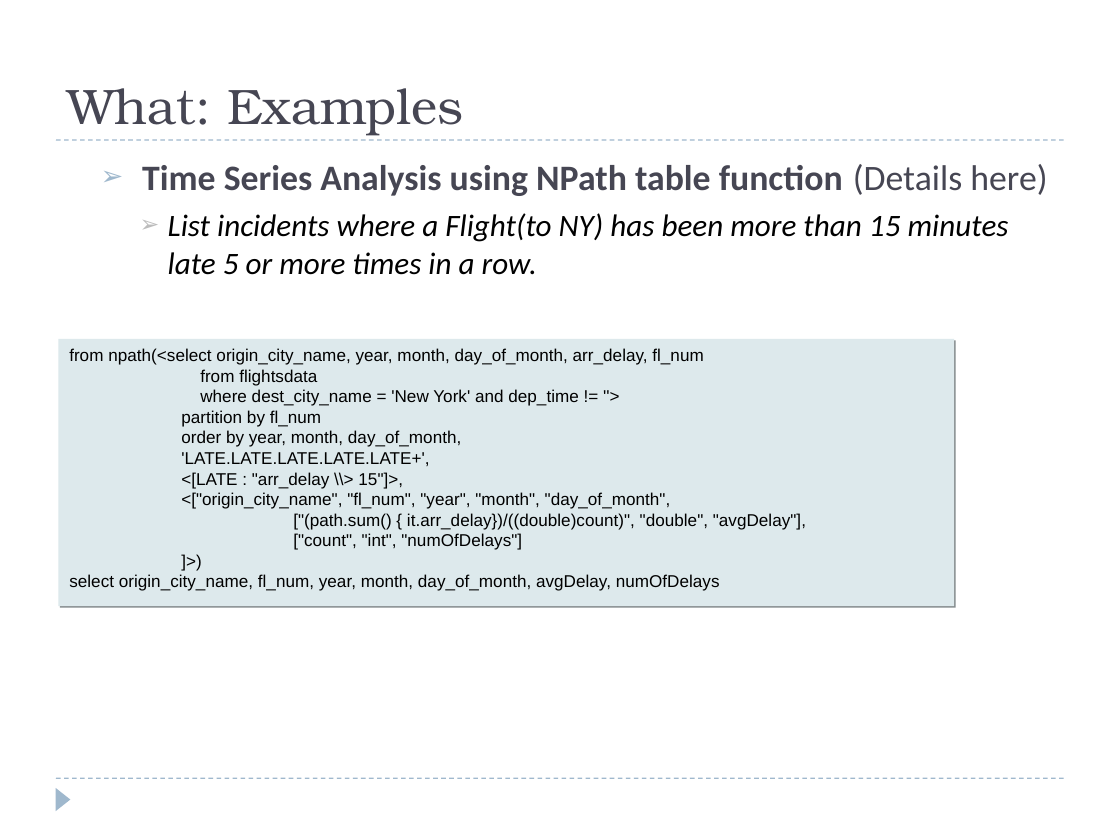
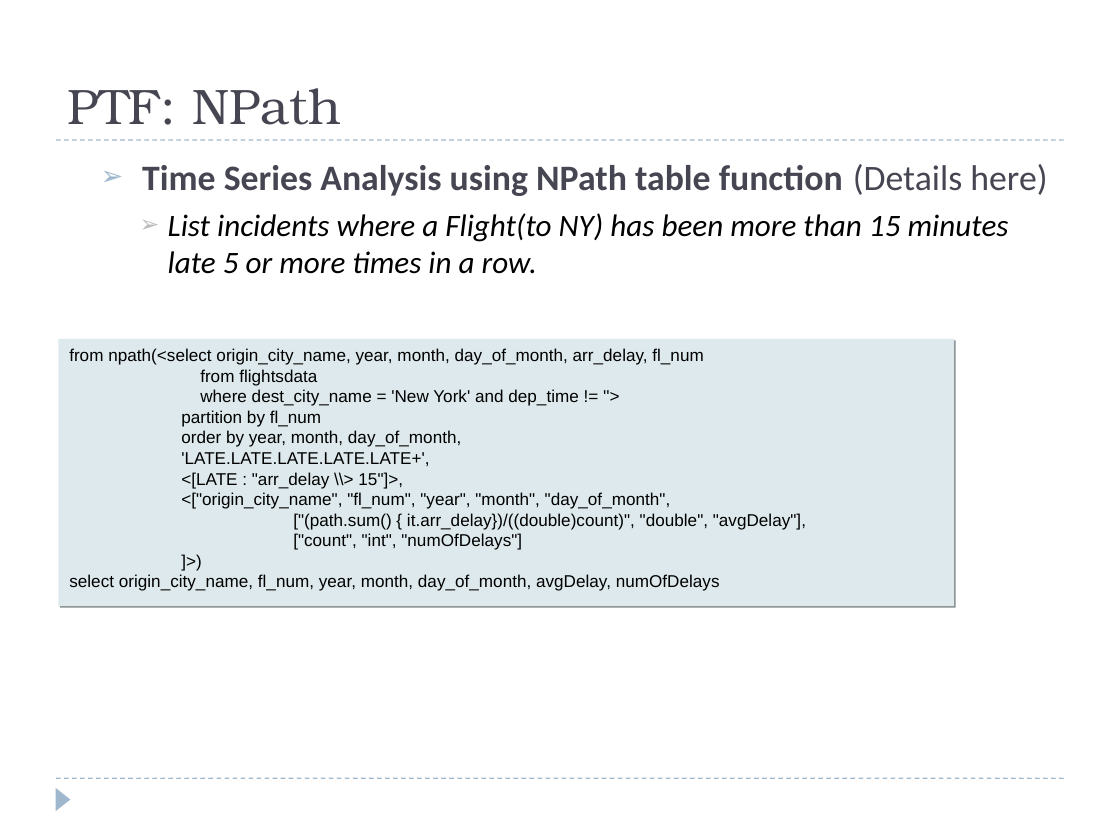
Before and after one commit to hbutani/SQLWindowing, a slide deck: slide 13 of docs/SQW.ppt (slide 5 before the commit). Drawn at 1120x840 pixels with LibreOffice and Linux fonts; fonts in the diff are those of the drawing. Boxes give left, top, right and bottom in pixels: in the first picture for what was removed or moved away, otherwise in the second. Text is boxed around its words. In the diff, an @@ line names an element or a change of style, - is before the commit and + after.

```diff
--- a/docs/SQW.ppt
+++ b/docs/SQW.ppt
@@ title at (67, 88, 342, 125): text changed @@
-What: Examples
+PTF: NPath
```
Also in this commit, not shown: 4 other slides changed, 13 slides added.
